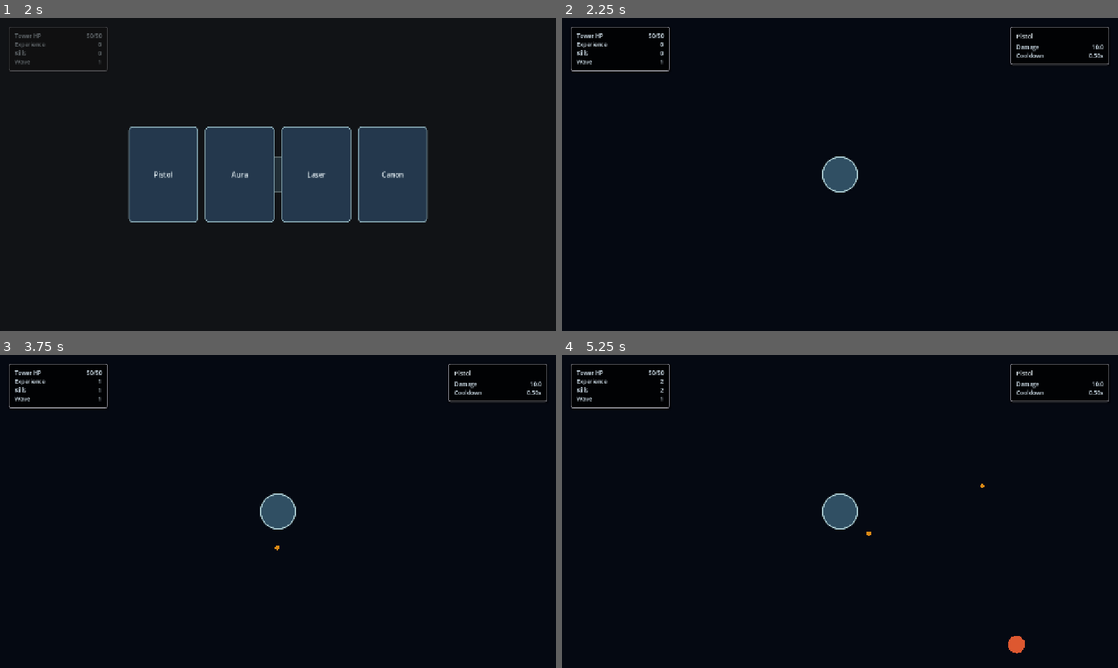
Above: before the commit, frames 1-4 (two rows, left to right).
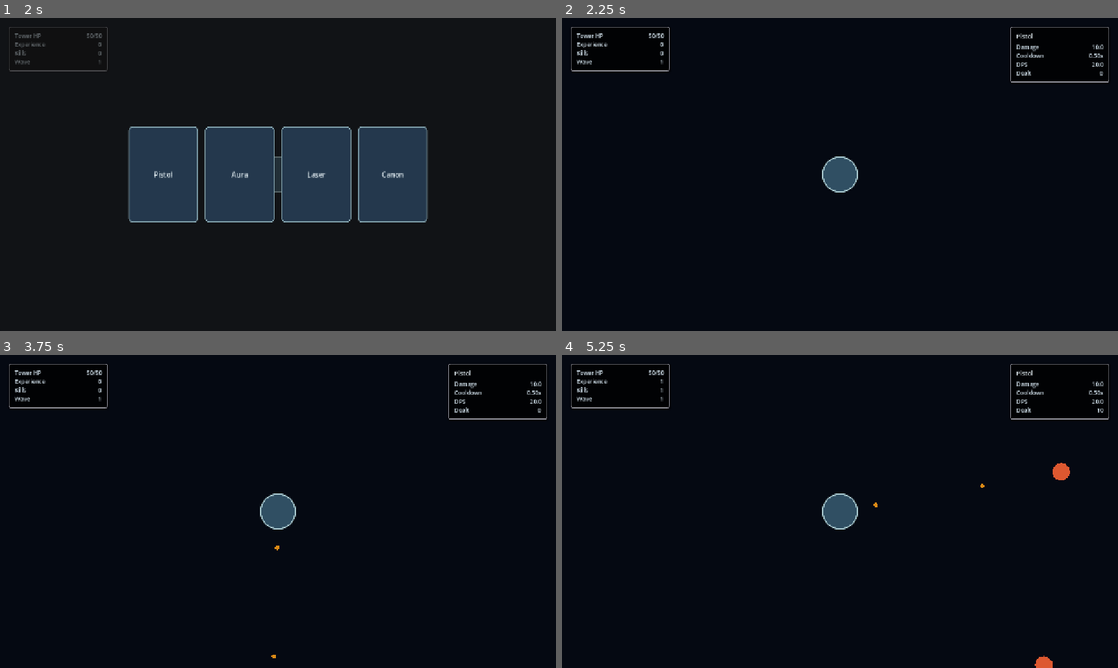
Above: after the commit, the same moments.

Repository: DennisRas/TowerDefenseWithCards
Game: Godot game, scene res://main.tscn
The game is run twice, just before and just after one commit, with the same random seed, the same clock (stepped at 60 frames per second) and the same inputs.
Inputs:
- Up to frame 1 (2 s): tap Enter (ui_accept) at 0.5, 0.77 s; click "Start Game" at 1.25 s
- Up to frame 2 (2.25 s): click "Pistol" at 2 s
- Up to frame 3 (3.75 s): tap Enter (ui_accept) at 2.75, 3.02, 3.5 s
- Up to frame 4 (5.25 s): tap Enter (ui_accept) at 4.52 s

Frame 1 is identical in both runs. In frame 2, 0.3% of the frame differs, in the area x 80-99%, y 14-21%; in frame 3, 0.3%; in frame 4, 0.7%, in the area x 17-99%, y 7-100%.

Commit message:
Refactor abilities. Add laser and channel type

Diff:
--- a/game/abilities/ability.gd
+++ b/game/abilities/ability.gd
@@ -1,34 +1,89 @@
 class_name Ability
 extends Node2D
 
-const BULLET = preload("res://game/abilities/pistol/bullet/bullet.tscn")
+enum Type {
+	PROJECTILE,
+	CHANNEL
+}
 
+## Shared minimum tick size for channel abilities.
+const TICK_INTERVAL := 0.1
+
+## Shared combat stats — tune these on each ability scene.
 @export var display_name := "Ability"
+@export var type: Type = Type.PROJECTILE
 @export var damage := 10.0
 @export var cooldown := 0.5
+## Channel only. Clamped to at least TICK_INTERVAL.
+@export var duration := 1.0
 
 var cooldown_timer: Timer
+var damage_dealt := 0.0
+
+func get_dps() -> float:
+	match type:
+		Type.CHANNEL:
+			return damage / duration
+		Type.PROJECTILE:
+			return damage / cooldown
+		_:
+			return 0.0
+
+## Average damage over a full cast + cooldown cycle.
+func get_cycle_dps() -> float:
+	match type:
+		Type.CHANNEL:
+			return damage / (duration + cooldown)
+		Type.PROJECTILE:
+			return damage / cooldown
+		_:
+			return 0.0
+
+func get_tower() -> Node:
+	# Tower/Abilities/<this>
+	return get_parent().get_parent()
 
 func _ready() -> void:
+	duration = maxf(duration, TICK_INTERVAL)
+
 	cooldown_timer = Timer.new()
 	cooldown_timer.wait_time = cooldown
+	cooldown_timer.one_shot = (type == Type.CHANNEL)
 	cooldown_timer.autostart = true
 	cooldown_timer.timeout.connect(_on_cooldown)
 	add_child(cooldown_timer)
 
+func can_cast() -> bool:
+	return true
+
+func cast(_enemy: Node2D) -> void:
+	pass
+
+func start_cooldown() -> void:
+	cooldown_timer.start(cooldown)
+
+func record_damage(amount: float) -> void:
+	if amount <= 0.0:
+		return
+	damage_dealt += amount
+	Gamestate.state.damage_dealt += amount
+
 func _on_cooldown() -> void:
-	# Tower/Abilities/<this>
-	var tower = get_parent().get_parent()
+	if not can_cast():
+		if type == Type.CHANNEL:
+			start_cooldown()
+		return
+
+	var tower = get_tower()
 	if tower == null or tower.current_hp <= 0:
+		if type == Type.CHANNEL:
+			start_cooldown()
 		return
 
 	var enemy = tower.get_closest_enemy()
 	if enemy == null:
+		if type == Type.CHANNEL:
+			start_cooldown()
 		return
 
-	var projectile: Area2D = BULLET.instantiate()
-	projectile.damage = damage
-	tower.get_parent().get_node("Projectiles").add_child(projectile)
-	projectile.global_position = tower.global_position
-	projectile.z_index = 10
-	projectile.direction = tower.global_position.direction_to(enemy.global_position)
+	cast(enemy)
--- a/game/abilities/laser/laser.gd
+++ b/game/abilities/laser/laser.gd
@@ -1,2 +1,121 @@
 class_name AbilityLaser
 extends Ability
+
+## Channel visual stats.
+@export var beam_width := 5.0
+@export var beam_color := Color(0.9, 0.2, 0.15, 0.95)
+
+var tick_timer: Timer
+var beam: Line2D
+
+var is_channeling := false
+var channel_target: Node2D = null
+var channel_time_left := 0.0
+var channel_damage_left := 0.0
+
+func _ready() -> void:
+	super._ready()
+
+	tick_timer = Timer.new()
+	tick_timer.wait_time = TICK_INTERVAL
+	tick_timer.timeout.connect(_on_channel_tick)
+	add_child(tick_timer)
+
+	beam = Line2D.new()
+	beam.width = beam_width
+	beam.default_color = beam_color
+	beam.visible = false
+	beam.z_index = 20
+	add_child(beam)
+
+func can_cast() -> bool:
+	return not is_channeling
+
+func cast(enemy: Node2D) -> void:
+	start_channel(enemy)
+
+func start_channel(enemy: Node2D) -> void:
+	is_channeling = true
+	channel_target = enemy
+	channel_time_left = duration
+	channel_damage_left = damage
+	beam.visible = true
+	_update_beam()
+	_on_channel_tick()
+	if is_channeling and channel_time_left > 0.0:
+		tick_timer.start()
+
+func _process(_delta: float) -> void:
+	if not is_channeling:
+		return
+
+	if not is_instance_valid(channel_target):
+		_try_retarget()
+		if not is_channeling:
+			return
+
+	_update_beam()
+
+func _on_channel_tick() -> void:
+	if not is_channeling:
+		return
+
+	if not is_instance_valid(channel_target):
+		if not _try_retarget():
+			return
+
+	var tick_time = minf(TICK_INTERVAL, channel_time_left)
+	var is_final_tick = channel_time_left - tick_time <= 0.001
+	var tick_damage: float
+
+	if is_final_tick:
+		tick_damage = channel_damage_left
+	else:
+		tick_damage = minf(get_dps() * tick_time, channel_damage_left)
+
+	if is_instance_valid(channel_target) and tick_damage > 0.0:
+		channel_target.take_damage(tick_damage)
+		record_damage(tick_damage)
+		channel_damage_left = maxf(0.0, channel_damage_left - tick_damage)
+
+	channel_time_left -= tick_time
+
+	if channel_time_left <= 0.001:
+		stop_channel()
+
+## Keep using remaining channel time on a new target. Returns false if channel ended.
+func _try_retarget() -> bool:
+	var tower = get_tower()
+	if tower == null:
+		stop_channel()
+		return false
+
+	var next_target = tower.get_closest_enemy()
+	if next_target == null:
+		channel_target = null
+		beam.visible = false
+		return true
+
+	channel_target = next_target
+	beam.visible = true
+	_update_beam()
+	return true
+
+func stop_channel() -> void:
+	is_channeling = false
+	channel_target = null
+	channel_time_left = 0.0
+	channel_damage_left = 0.0
+	tick_timer.stop()
+	beam.visible = false
+	start_cooldown()
+
+func _update_beam() -> void:
+	if not is_instance_valid(channel_target):
+		beam.visible = false
+		return
+
+	beam.visible = true
+	beam.clear_points()
+	beam.add_point(Vector2.ZERO)
+	beam.add_point(to_local(channel_target.global_position))
--- a/game/abilities/laser/laser.tscn
+++ b/game/abilities/laser/laser.tscn
@@ -5,4 +5,10 @@
 [node name="Laser" type="Node2D" unique_id=2030557520]
 script = ExtResource("1_ipk1y")
 display_name = "Laser"
+type = 1
+damage = 40.0
+cooldown = 1.0
+duration = 2.0
+beam_width = 5.0
+beam_color = Color(0.9, 0.2, 0.15, 0.95)
 metadata/_custom_type_script = "uid://2f7qnrluvu73"
--- a/game/abilities/pistol/bullet/bullet.gd
+++ b/game/abilities/pistol/bullet/bullet.gd
@@ -1,10 +1,22 @@
 extends Area2D
 
-@export var speed = 500.0
-@export var damage = 10.0
-@export var size = 10.0
+## Runtime values — configured by the owning ability via setup().
+var speed := 500.0
+var damage := 0.0
+var size := 5.0
+var direction := Vector2.ZERO
+var source_ability: Ability = null
 
-var direction := Vector2.ZERO
+func setup(
+	p_damage: float,
+	p_speed: float,
+	p_size: float,
+	p_source: Ability
+) -> void:
+	damage = p_damage
+	speed = p_speed
+	size = p_size
+	source_ability = p_source
 
 func _ready():
 	queue_redraw()
@@ -18,4 +30,6 @@
 func _on_body_entered(body):
 	if body.has_method("take_damage"):
 		body.take_damage(damage)
+		if source_ability:
+			source_ability.record_damage(damage)
 		queue_free()
--- a/game/abilities/pistol/bullet/bullet.tscn
+++ b/game/abilities/pistol/bullet/bullet.tscn
@@ -8,8 +8,6 @@
 collision_layer = 4
 collision_mask = 2
 script = ExtResource("1_c8fcr")
-damage = 10.0
-size = 5.0
 
 [node name="CollisionShape2D" type="CollisionShape2D" parent="." unique_id=1617438140]
 shape = SubResource("CircleShape2D_a2djh")
--- a/game/abilities/pistol/pistol.gd
+++ b/game/abilities/pistol/pistol.gd
@@ -1,2 +1,18 @@
 class_name AbilityPistol
 extends Ability
+
+const BULLET = preload("res://game/abilities/pistol/bullet/bullet.tscn")
+
+## Projectile-only stats (pushed onto the bullet when firing).
+@export var projectile_speed := 500.0
+@export var projectile_size := 5.0
+
+func cast(enemy: Node2D) -> void:
+	var tower = get_tower()
+	var projectile = BULLET.instantiate()
+	projectile.setup(damage, projectile_speed, projectile_size, self)
+
+	tower.get_parent().get_node("Projectiles").add_child(projectile)
+	projectile.global_position = tower.global_position
+	projectile.z_index = 10
+	projectile.direction = tower.global_position.direction_to(enemy.global_position)
--- a/game/abilities/pistol/pistol.tscn
+++ b/game/abilities/pistol/pistol.tscn
@@ -5,3 +5,8 @@
 [node name="Pistol" type="Node2D" unique_id=383909525]
 script = ExtResource("1_ba6mk")
 display_name = "Pistol"
+type = 0
+damage = 10.0
+cooldown = 0.5
+projectile_speed = 500.0
+projectile_size = 5.0
--- a/game/enemies/enemy.gd
+++ b/game/enemies/enemy.gd
@@ -1,6 +1,6 @@
 extends CharacterBody2D
 
-@export var speed := 500.0
+@export var speed := 70.0
 @export var damage := 10.0
 @export var max_hp := 10.0
 @export var xp := 1
--- a/game/gamestate.gd
+++ b/game/gamestate.gd
@@ -27,7 +27,8 @@
 	"score": 0,
 	"wave": 1,
 	"kills": 0,
-	"xp": 0
+	"xp": 0,
+	"damage_dealt": 0.0
 }
 
 var state = default_state.duplicate(true)
--- a/game/ui/hud/ability_info_panel.gd
+++ b/game/ui/hud/ability_info_panel.gd
@@ -5,16 +5,49 @@
 @onready var title_label = $VBox/Title
 @onready var rows_container = $VBox/Rows
 
-func setup(ability: Ability) -> void:
+var ability: Ability
+var damage_dealt_row: Node = null
+var refresh_timer: Timer
+
+func _ready() -> void:
+	refresh_timer = Timer.new()
+	refresh_timer.wait_time = Ability.TICK_INTERVAL
+	refresh_timer.timeout.connect(_refresh_live_stats)
+	add_child(refresh_timer)
+	refresh_timer.start()
+
+func setup(tracked_ability: Ability) -> void:
+	ability = tracked_ability
 	title_label.text = ability.display_name
 
 	for child in rows_container.get_children():
 		child.free()
 
-	_add_row("Damage", str(ability.damage))
-	_add_row("Cooldown", "%.2fs" % ability.cooldown)
+	match ability.type:
+		Ability.Type.CHANNEL:
+			_add_row("Damage", str(ability.damage))
+			_add_row("Duration", "%.1fs" % ability.duration)
+			_add_row("DPS", "%.1f" % ability.get_dps())
+			_add_row("Cycle DPS", "%.1f" % ability.get_cycle_dps())
+			_add_row("Cooldown", "%.2fs" % ability.cooldown)
+		_:
+			_add_row("Damage", str(ability.damage))
+			_add_row("Cooldown", "%.2fs" % ability.cooldown)
+			_add_row("DPS", "%.1f" % ability.get_dps())
 
-func _add_row(label: String, value: String) -> void:
+	damage_dealt_row = _add_row("Dealt", _format_dealt())
+
+func _refresh_live_stats() -> void:
+	if damage_dealt_row and is_instance_valid(ability):
+		damage_dealt_row.set_value(_format_dealt())
+
+func _format_dealt() -> String:
+	if ability == null:
+		return "0"
+	return "%.0f" % ability.damage_dealt
+
+func _add_row(label: String, value: String) -> Node:
 	var row = INFO_ROW.instantiate()
 	rows_container.add_child(row)
 	row.setup(label, value)
+	return row
